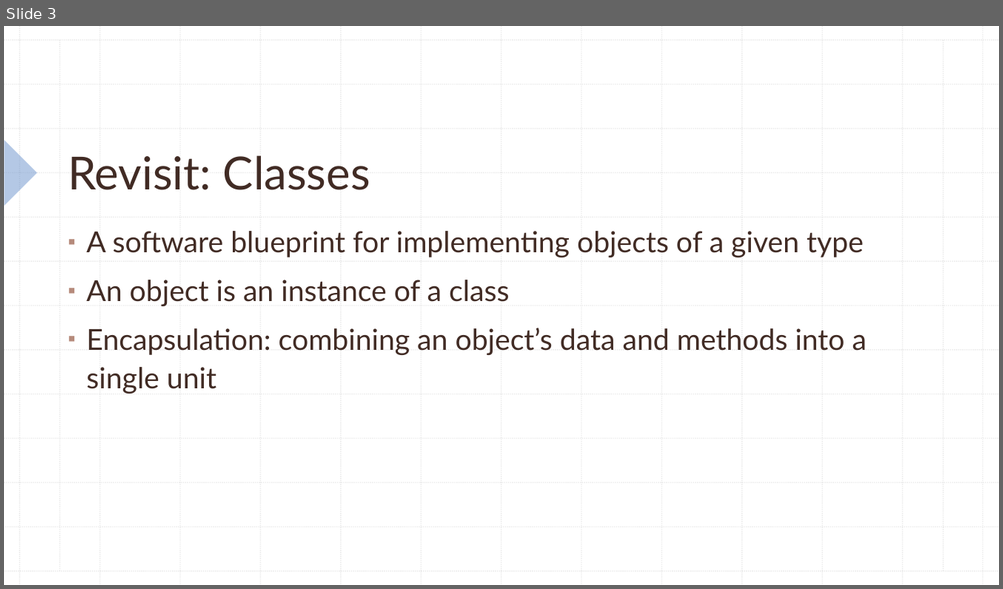
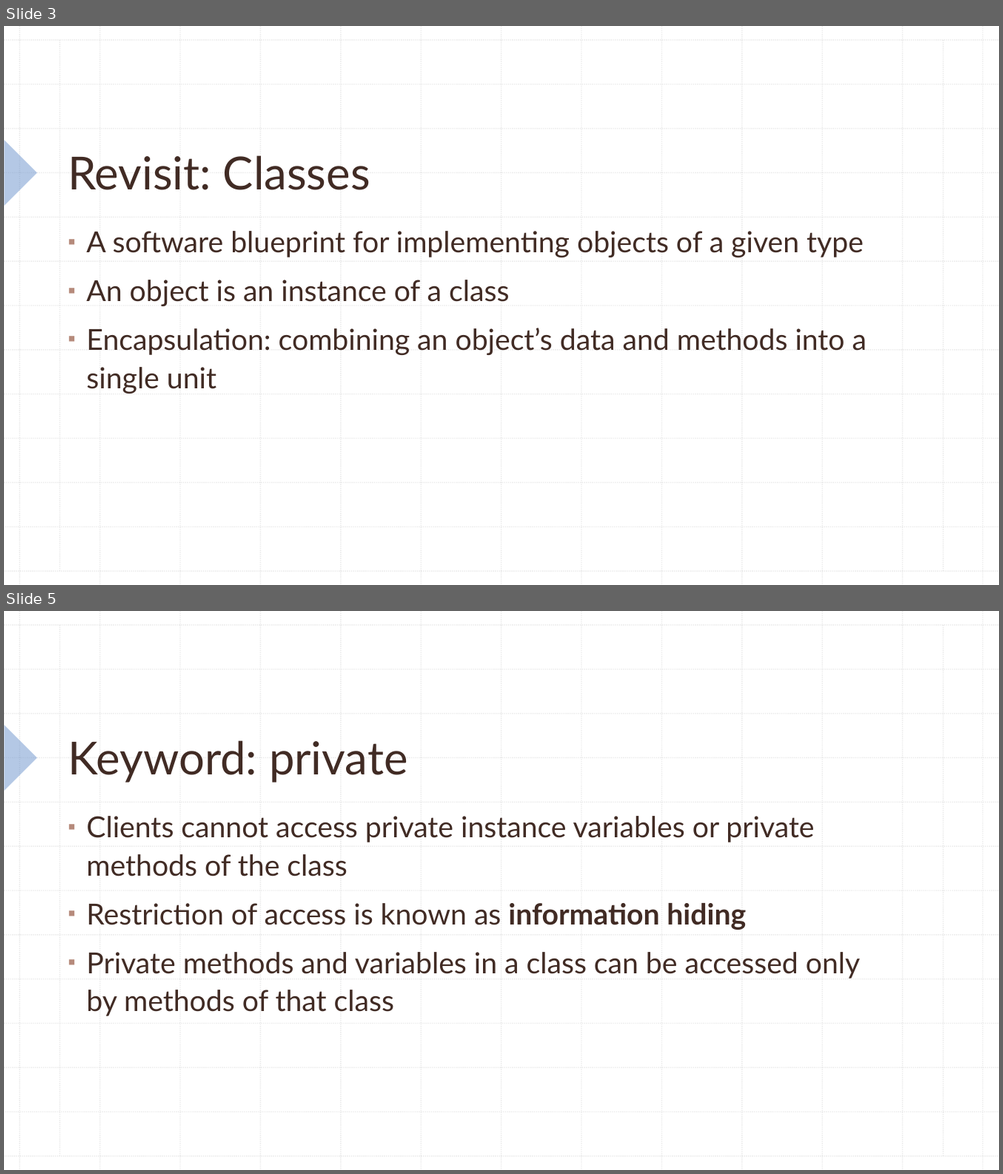
Before and after one commit to KarinaSang/Teaching, a slide deck: AP Java/Week3/Week3.pptx. Shown one above the other, each under a label of ours: slide 3 before the commit, slides 3 and 5 after it; the slides between them are not shown. The pictures are 1003x589 and 1003x1174 pixels, drawn with LibreOffice and Linux fonts; fonts in the diff are those of the drawing. Boxes give left, top, right and bottom in pixels: in the first picture for what was removed or moved away, otherwise in the second. Text is boxed around its words. In the diff, an @@ line names an element or a change of style, - is before the commit and + after.

```diff
--- a/AP Java/Week3/Week3.pptx
+++ b/AP Java/Week3/Week3.pptx
@@ slide 5 added at [4, 611, 999, 1170], background #FFFFFF; not listed: 29 template elements that a slide beside it also shows @@
@@ title added at [68, 741, 408, 783], 44 pt, text #412B24 @@
+Keyword: private
@@ text added at [86, 816, 860, 1017], 28 pt, text #412B24 @@
+▪ Clients cannot access private instance variables or private methods of the class
+▪ Restriction of access is known as information hiding
+▪ Private methods and variables in a class can be accessed only by methods of that class
```
Also in this commit, not shown: 27 other slides added, 6 other files.
